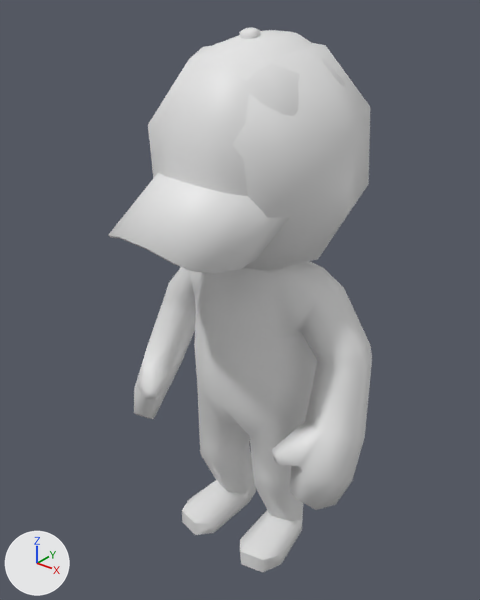
One commit to the FBX model Assets/_Main/Art/Models/Simple_Character.fbx: the scene before it, then after it.
Before and after are seen from a 50 mm lens placed at (1.73, -2.32, 2.65), pointed at (-0.03, -0.12, 1.28). The axes (+X, +Y, +Z) are drawn at lower left. The lights are the same throughout. Where no turn or scale is listed for an object, it has been applied to the vertices.

Names of what the first picture shows: 'LOW', 'Stickman_Waiter'.
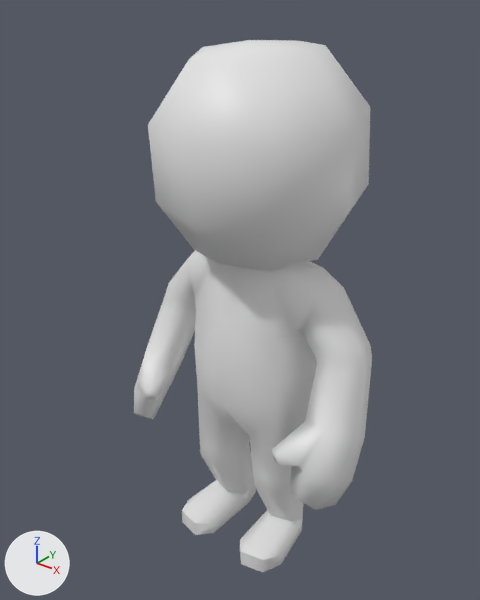
Boxes (x1, y1, x2, y2) around the edits, measured in the pictures (480 x 600 px):
'LOW', deleted
    before: (108, 27, 346, 274)

The change in detail:
Object 'LOW' (ob_low) is deleted.
